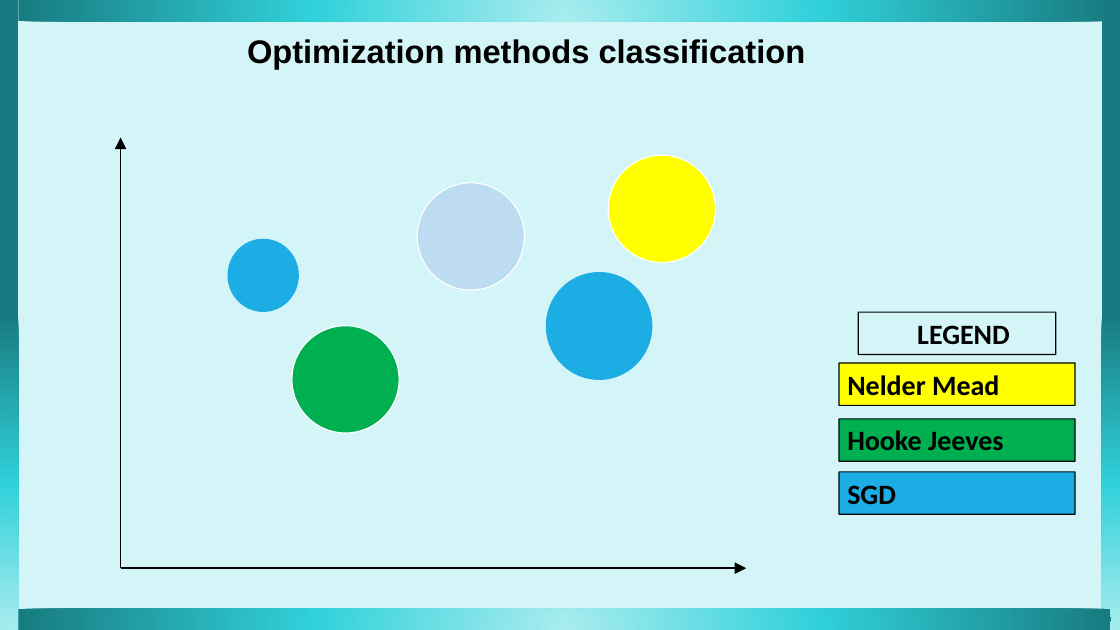
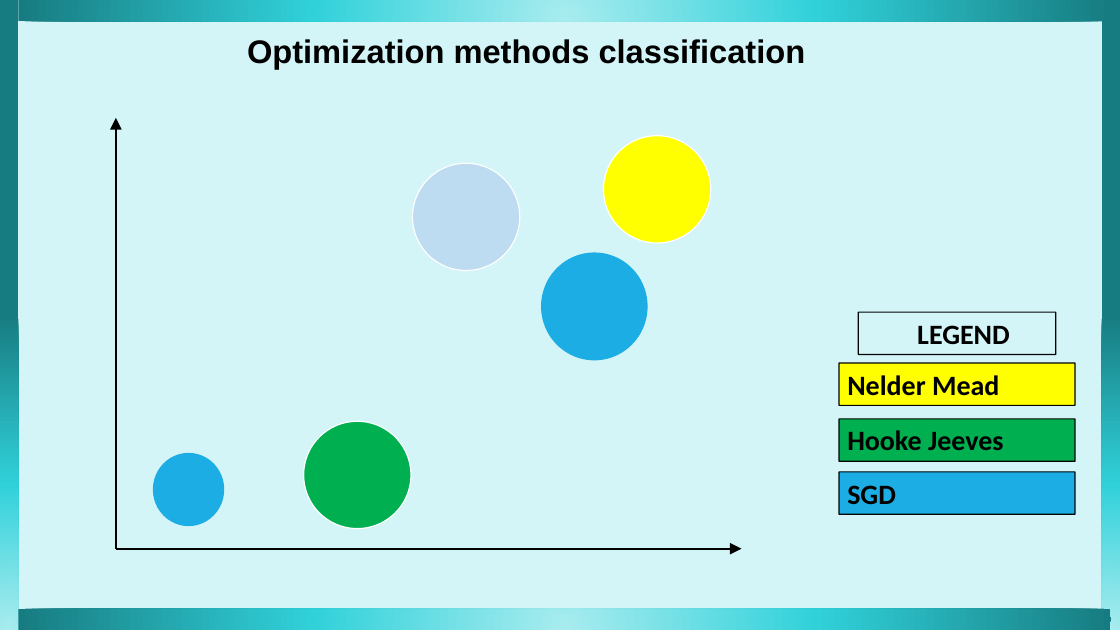
Before and after one commit to nadiakap/MinPy_edu, a slide deck: slide 27 of 2022-Scipy_presentation.pptx. Drawn at 1120x630 pixels with LibreOffice and Linux fonts; fonts in the diff are those of the drawing. Boxes give left, top, right and bottom in pixels: in the first picture for what was removed or moved away, otherwise in the second. Text is boxed around its words. In the diff, an @@ line names an element or a change of style, - is before the commit and + after.

```diff
--- a/2022-Scipy_presentation.pptx
+++ b/2022-Scipy_presentation.pptx
@@ 3 ellipses, 2 arrows: place and size @@
-3 ellipses, 2 arrows at <box>121,138,746,568</box>
+3 ellipses, 2 arrows at <box>116,118,742,549</box>
@@ ellipse: place and size @@
-ellipse at <box>292,326,400,434</box>
+ellipse at <box>304,422,412,529</box>
@@ ellipse: place and size @@
-ellipse at <box>229,239,299,312</box>
+ellipse at <box>154,454,224,526</box>
```
Also in this commit, not shown: 1 slide added, 2 other files.
